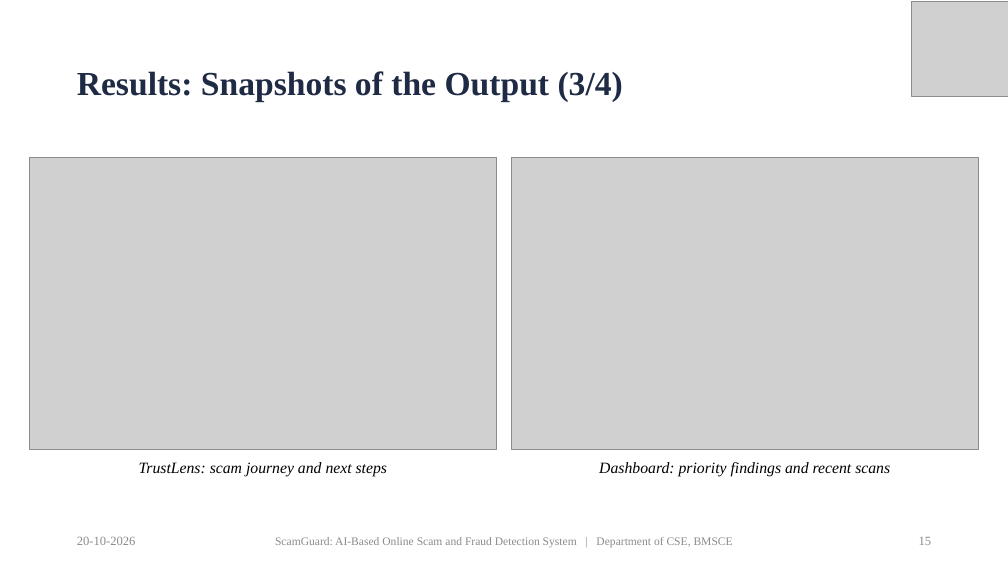
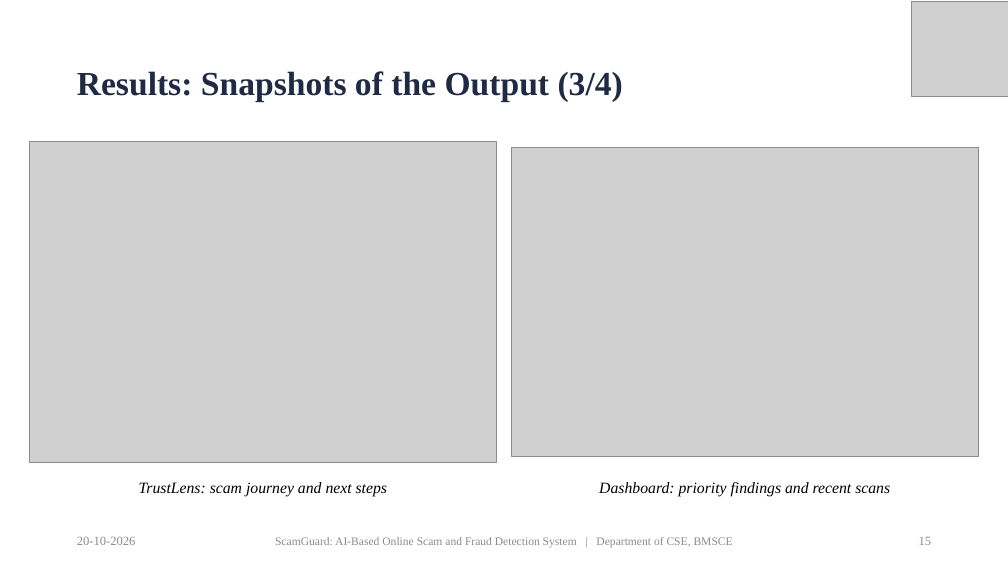
Before and after one commit to priyamthakur275/ScamGuard-AI, a slide deck: slide 15 of docs/presentation/ScamGuard_PP2_Presentation.pptx. Drawn at 1008x567 pixels with LibreOffice and Linux fonts; fonts in the diff are those of the drawing; grey boxes stand for pictures. Boxes give left, top, right and bottom in pixels: in the first picture for what was removed or moved away, otherwise in the second. Text is boxed around its words. In the diff, an @@ line names an element or a change of style, - is before the commit and + after.

Commit message:
Presentation: snapshots cropped to the content at full resolution

```diff
--- a/docs/presentation/ScamGuard_PP2_Presentation.pptx
+++ b/docs/presentation/ScamGuard_PP2_Presentation.pptx
@@ picture: place and size @@
-picture at [29,157,497,449]
+picture at [29,141,497,463]
@@ picture: place and size @@
-picture at [512,157,979,449]
+picture at [512,147,979,456]
@@ text "TrustLens: scam journey and next ...": place and size @@
-text "TrustLens: scam journey and next ..." at [139,462,387,476]
+text "TrustLens: scam journey and next ..." at [139,482,387,496]
@@ text "Dashboard: priority findings and recent ...": place and size @@
-text "Dashboard: priority findings and recent ..." at [599,462,890,476]
+text "Dashboard: priority findings and recent ..." at [599,482,890,496]
```
Also in this commit, not shown: 3 other slides changed.
